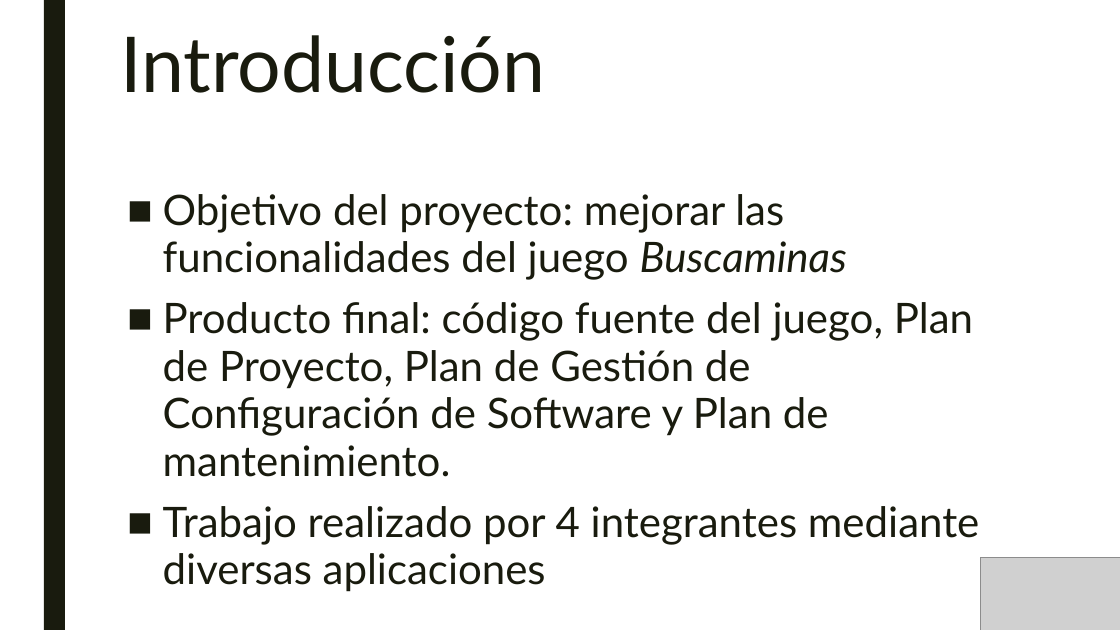
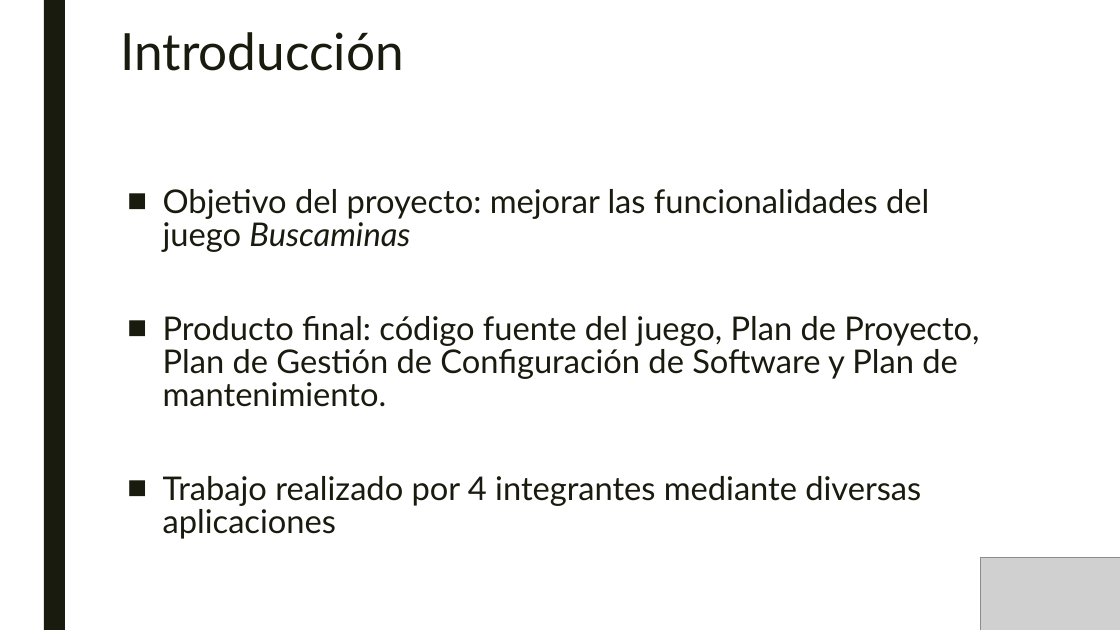
Before and after one commit to SombraJ/practicaAIS, a slide deck: slide 3 of Gestión de un proyecto Software.pptx. Drawn at 1120x630 pixels with LibreOffice and Linux fonts; fonts in the diff are those of the drawing; grey boxes stand for pictures. Boxes give left, top, right and bottom in pixels: in the first picture for what was removed or moved away, otherwise in the second. Text is boxed around its words. In the diff, an @@ line names an element or a change of style, - is before the commit and + after.

```diff
--- a/Gestión de un proyecto Software.pptx
+++ b/Gestión de un proyecto Software.pptx
@@ title "Introducción" at (120,32,403,71): size 66 to 44 pt @@
@@ text "Objetivo del proyecto: mejorar las ..." at (163,189,979,539): size 36 to 28 pt; line spacing 0.94 to 0.84 @@
```
Also in this commit, not shown: 8 other slides changed.
